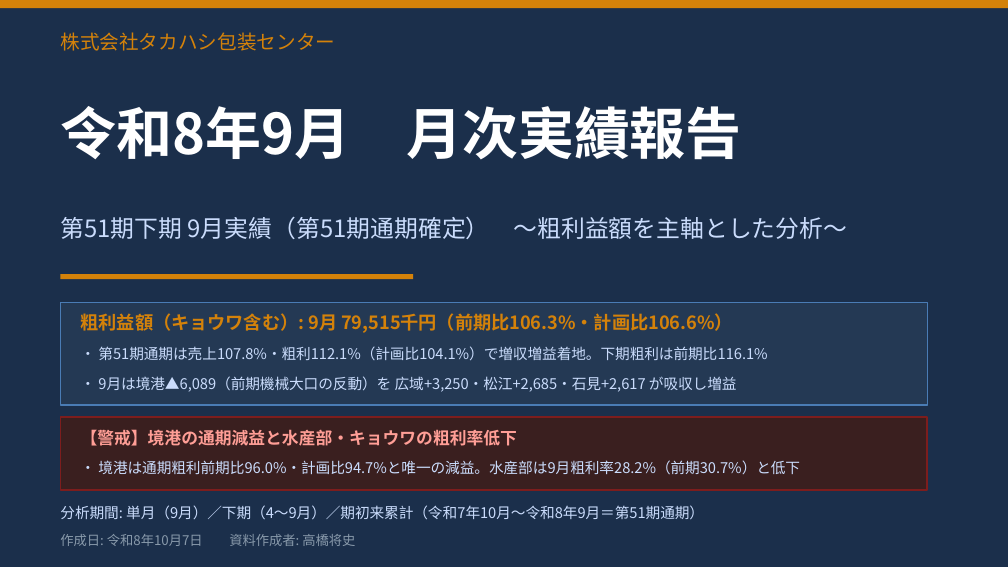
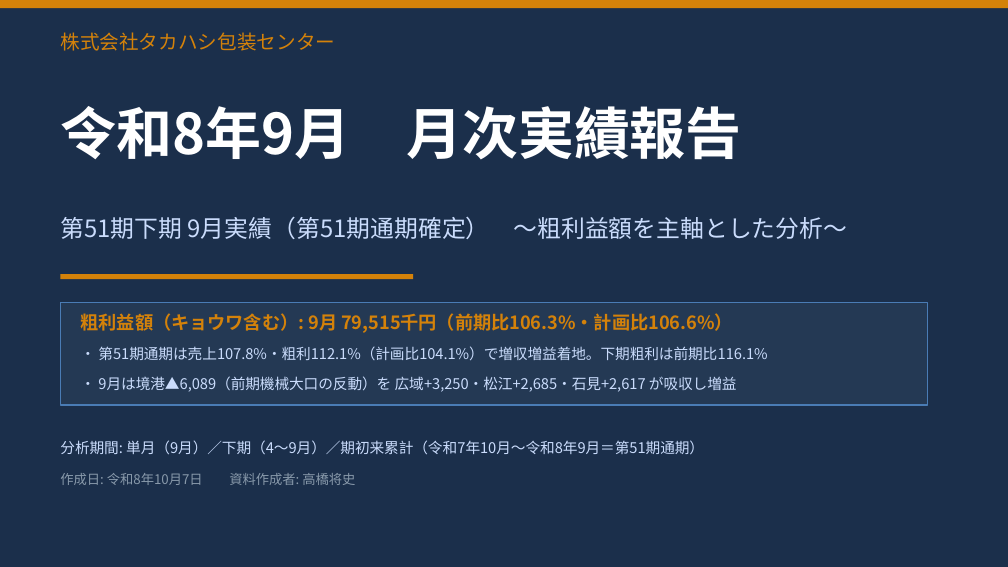
Before and after one commit to takahashihc/claudecode, a slide deck: slide 1 of reports/2026-09_月次実績報告/令和8年9月実績報告.pptx. Drawn at 1008x567 pixels with LibreOffice and Linux fonts; fonts in the diff are those of the drawing. Boxes give left, top, right and bottom in pixels: in the first picture for what was removed or moved away, otherwise in the second. Text is boxed around its words. In the diff, an @@ line names an element or a change of style, - is before the commit and + after.

```diff
--- a/reports/2026-09_月次実績報告/令和8年9月実績報告.pptx
+++ b/reports/2026-09_月次実績報告/令和8年9月実績報告.pptx
@@ rectangle removed at bbox=[60, 417, 927, 490] @@
@@ text "分析期間: 単月（9月）／下期（4〜9月）／期初来累計（令和7年10月〜令和8年9月＝第51期通期）": place and size @@
-text "分析期間: 単月（9月）／下期（4〜9月）／期初来累計（令和7年10月〜令和8年9月＝第51期通期）" at bbox=[60, 505, 704, 519]
+text "分析期間: 単月（9月）／下期（4〜9月）／期初来累計（令和7年10月〜令和8年9月＝第51期通期）" at bbox=[60, 440, 704, 454]
@@ text removed at bbox=[81, 429, 517, 446] @@
-【警戒】境港の通期減益と水産部・キョウワの粗利率低下
@@ text "作成日: 令和8年10月7日 資料作成者: 高橋将史": place and size @@
-text "作成日: 令和8年10月7日 資料作成者: 高橋将史" at bbox=[60, 534, 355, 546]
+text "作成日: 令和8年10月7日 資料作成者: 高橋将史" at bbox=[60, 473, 355, 485]
@@ text removed at bbox=[81, 460, 800, 475] @@
-・ 境港は通期粗利前期比96.0%・計画比94.7%と唯一の減益。水産部は9月粗利率28.2%（前期30.7%）と低下
```
Also in this commit, not shown: 1 other slide changed, 5 other files.
